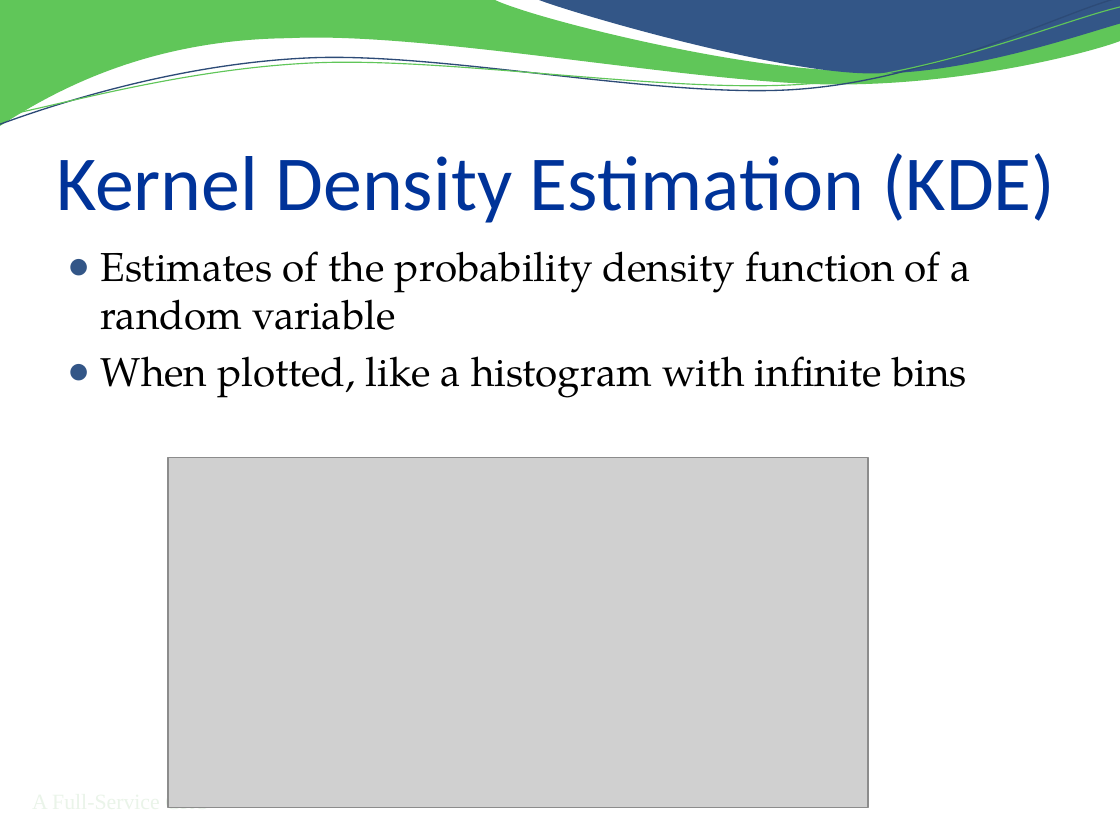
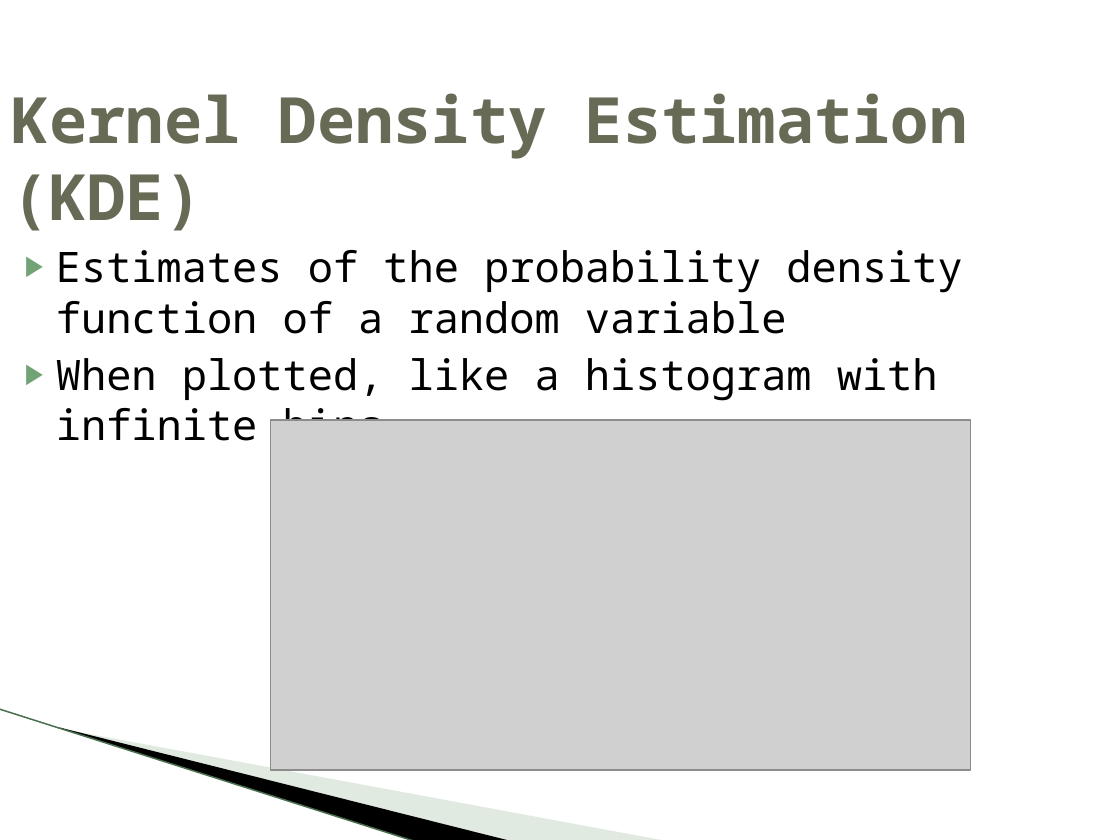
Before and after one commit to RhoInc/sas-violinPlot, a slide deck: slide 8 of doc/Presentation.pptx. Drawn at 1120x840 pixels with LibreOffice and Linux fonts; fonts in the diff are those of the drawing; grey boxes stand for pictures; background and template pictures are left out. Boxes give left, top, right and bottom in pixels: in the first picture for what was removed or moved away, otherwise in the second. Text is boxed around its words. In the diff, an @@ line names an element or a change of style, - is before the commit and + after.

```diff
--- a/doc/Presentation.pptx
+++ b/doc/Presentation.pptx
@@ freeform shape removed at (0, 0, 1120, 127) @@
@@ freeform shape removed at (0, 0, 1120, 131) @@
@@ freeform shape removed at (0, 7, 1120, 125) @@
@@ freeform shape removed at (536, 0, 1120, 77) @@
@@ title "Kernel Density Estimation (KDE)": place and size @@
-title "Kernel Density Estimation (KDE)" at (56, 153, 1055, 223)
+title "Kernel Density Estimation (KDE)" at (11, 93, 968, 231)
@@ title "Kernel Density Estimation (KDE)" at (11, 93, 968, 231): size 50 to 41 pt, font Calibri to Noto Sans Mono, text colour #003399 to #676A55, bold on; vertical alignment bottom to middle @@
@@ text "Estimates of the probability density ...": place and size @@
-text "Estimates of the probability density ..." at (101, 251, 971, 398)
+text "Estimates of the probability density ..." at (56, 250, 962, 441)
@@ text "Estimates of the probability density ..." at (56, 250, 962, 441): size 26 to 27 pt, font TeX Gyre Pagella to Noto Sans Mono; bullet ● to ▶; less space between paragraphs; bullet colour #335687 to #72A376 @@
@@ picture: place and size @@
-picture at (168, 457, 868, 806)
+picture at (271, 420, 971, 769)
@@ line added from (0, 709) to (416, 840), #ACC6AE 0.95 pt @@
@@ freeform shape added at (59, 727, 512, 840), fill #000000 @@
@@ freeform shape added at (62, 728, 666, 840), fill #B3CBB5 at 40% opacity @@
@@ text removed at (165, 792, 210, 814) @@
-A Full-Service CRO
```
Also in this commit, not shown: 18 other slides changed, 4 slides added, 3 slides removed, 8 other files.
